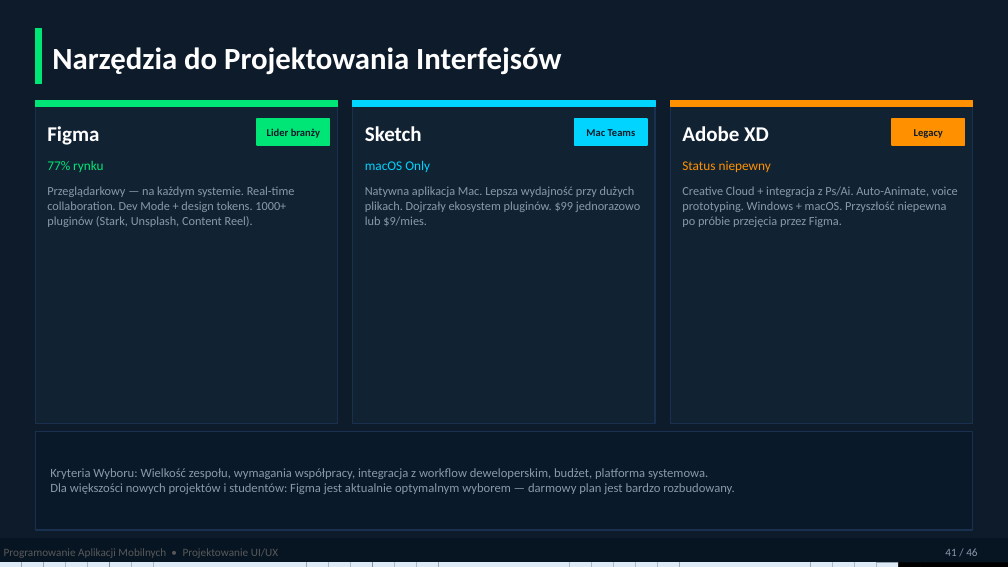
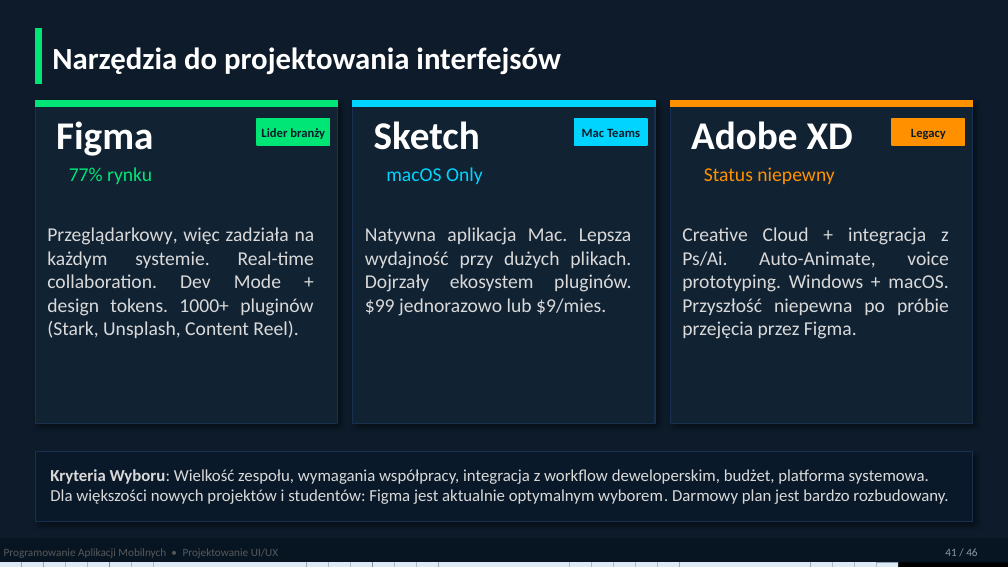
Before and after one commit to MatPomGit/mobileHub, a slide deck: slide 41 of wyklady/w3_ui.pptx. Drawn at 1008x567 pixels with LibreOffice and Linux fonts; fonts in the diff are those of the drawing. Boxes give left, top, right and bottom in pixels: in the first picture for what was removed or moved away, otherwise in the second. Text is boxed around its words. In the diff, an @@ line names an element or a change of style, - is before the commit and + after.

```diff
--- a/wyklady/w3_ui.pptx
+++ b/wyklady/w3_ui.pptx
@@ text at box(52, 47, 561, 75): text changed @@
-Narzędzia do Projektowania Interfejsów
+Narzędzia do projektowania interfejsów
@@ text "Figma": place and size @@
-text "Figma" at box(47, 126, 99, 145)
+text "Figma" at box(56, 121, 153, 156)
@@ size 15 to 28 pt in 3 elements at box(56, 121, 153, 156), box(691, 121, 853, 150), box(374, 121, 480, 150) @@
@@ text "Sketch": place and size @@
-text "Sketch" at box(365, 126, 422, 141)
+text "Sketch" at box(374, 121, 480, 150)
@@ text "Adobe XD": place and size @@
-text "Adobe XD" at box(682, 126, 769, 141)
+text "Adobe XD" at box(691, 121, 853, 150)
@@ size 7.5 to 9 pt in 3 elements at box(261, 128, 325, 139), box(582, 128, 640, 137), box(911, 128, 946, 139) @@
@@ text "77% rynku": place and size @@
-text "77% rynku" at box(47, 161, 103, 172)
+text "77% rynku" at box(69, 167, 152, 184)
@@ text "macOS Only": place and size @@
-text "macOS Only" at box(365, 160, 430, 172)
+text "macOS Only" at box(386, 167, 483, 184)
@@ size 9.5 to 14 pt in 3 elements at box(69, 167, 152, 184), box(386, 167, 483, 184), box(704, 167, 834, 184) @@
@@ text "Status niepewny": place and size @@
-text "Status niepewny" at box(682, 161, 771, 172)
+text "Status niepewny" at box(704, 167, 834, 184)
@@ text at box(47, 227, 315, 338): text changed; size 8.8 to 14 pt; text colour #8899AA to #D9D9D9 @@
-Przeglądarkowy — na każdym systemie. Real-time collaboration. Dev Mode + design tokens. 1000+ pluginów (Stark, Unsplash, Content Reel).
+Przeglądarkowy, więc zadziała na każdym systemie. Real-time collaboration. Dev Mode + design tokens. 1000+ pluginów (Stark, Unsplash, Content Reel).
@@ text "Natywna aplikacja Mac. Lepsza wydajność ..." at box(365, 227, 632, 316): size 8.8 to 14 pt, text colour #8899AA to #D9D9D9; alignment left to justified @@
@@ text "Natywna aplikacja Mac. Lepsza wydajność ...": place and size @@
-text "Natywna aplikacja Mac. Lepsza wydajność ..." at box(365, 186, 640, 226)
+text "Natywna aplikacja Mac. Lepsza wydajność ..." at box(365, 227, 632, 316)
@@ text "Creative Cloud + integracja z ...": place and size @@
-text "Creative Cloud + integracja z ..." at box(682, 186, 958, 227)
+text "Creative Cloud + integracja z ..." at box(682, 227, 949, 339)
@@ text "Creative Cloud + integracja z ..." at box(682, 227, 949, 339): size 8.8 to 14 pt, text colour #8899AA to #D9D9D9; alignment left to justified @@
@@ shadow on in 4 elements at box(35, 101, 338, 423), box(353, 101, 655, 423), box(670, 101, 973, 423), box(35, 452, 973, 521) @@
@@ rectangle: place and size @@
-rectangle at box(35, 431, 973, 530)
+rectangle at box(35, 452, 973, 521)
@@ text at box(50, 469, 929, 484): size 9 to 12 pt, text colour #8899AA to #D9D9D9 in "Kryteria Wyboru: Wielkość zespołu, wymagania współpracy, int ..."; bold on in "Kryteria Wyboru:" @@
@@ text at box(50, 489, 948, 504): text changed; size 9 to 12 pt; text colour #8899AA to #D9D9D9 @@
-Dla większości nowych projektów i studentów: Figma jest aktualnie optymalnym wyborem — darmowy plan jest bardzo rozbudowany.
+Dla większości nowych projektów i studentów: Figma jest aktualnie optymalnym wyborem. Darmowy plan jest bardzo rozbudowany.
```
Also in this commit, not shown: 39 other slides changed, 1 other file.
